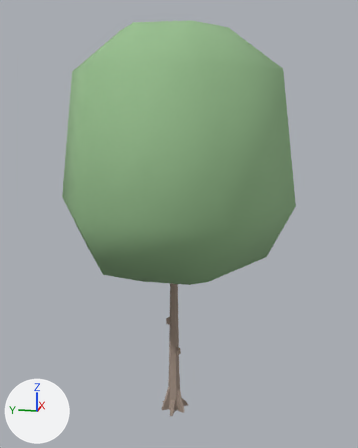
A saved change to the glTF model web/public/models/tree-broadleaf-b.glb.
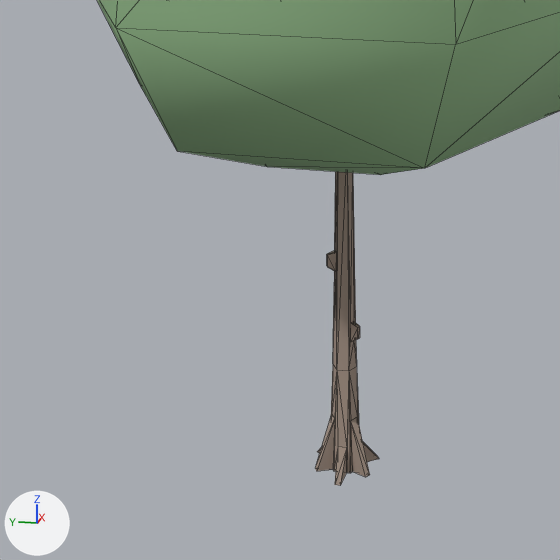
Each version is shown whole from a camera (50 mm lens) standing at (-1.21, -0.256, 0.834) and looking at (0.01, -0.012, 0.529), then close up on the part from 8% to 74% of the width and 47% to 100% of the height. The lights are fixed; the arrows at lower left show +X, +Y and +Z. The first two pictures are the older version. The close-ups show mesh edges as thin lines. Vertices at exactly the same position are counted once.

The scene before the commit, as lines of its bpy script (objects in view):
```python
me_tree_broadleaf_b = bpy.data.meshes.new('tree-broadleaf-b')
me_tree_broadleaf_b.from_pydata(...)  # 108 vertices, 208 faces; spans x -0.261..0.261, y -0.302..0.302, z 0.0..1.0
# faces by material slot: [70, 138]
me_tree_broadleaf_b.materials.append(mat_foliage)  # greyish green #97bf8e
me_tree_broadleaf_b.materials.append(mat_bark)  # beige #a08e81
ob_tree_broadleaf_b = bpy.data.objects.new('tree-broadleaf-b', me_tree_broadleaf_b)
ob_tree_broadleaf_b.location = (0.0, 0.0, 0.0)
```
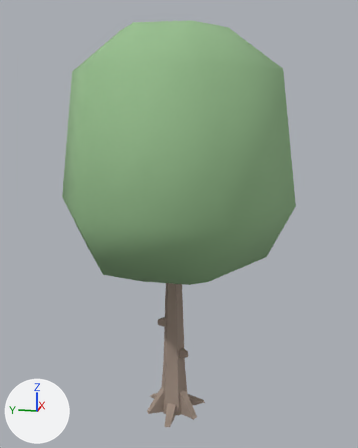
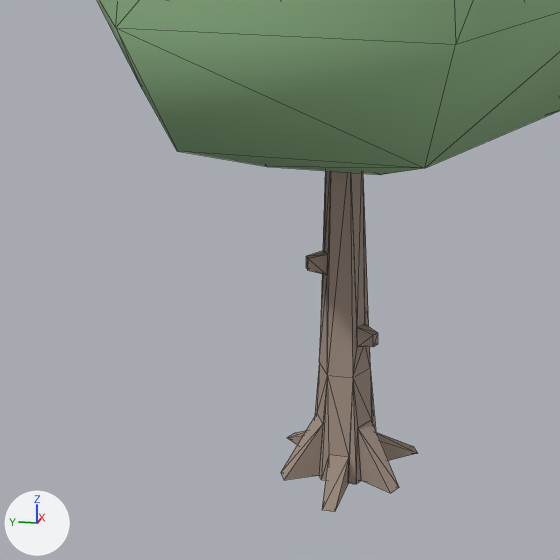
What differs and where, as boxes (x1, y1, x2, y2) in the close-ups (560 x 560 px; the box of a moved part takes in the faces that stretch with it):
'tree-broadleaf-b', reshaped: before (97, 0, 560, 485); after (97, 0, 560, 512)
part 1 of me_tree_broadleaf_b, moved or reshaped: before (315, 172, 379, 485); after (281, 171, 417, 512)

The edits, one by one:
me_tree_broadleaf_b has 108 vertices, 208 faces and spans x -0.261..0.261, y -0.302..0.302, z 0.0..1.0.
me_tree_broadleaf_b is used by ob_tree_broadleaf_b; location (0.0, 0.0, 0.0).
me_tree_broadleaf_b part 1: the loose piece of 71 vertices spanning x -0.042..0.036, y -0.038..0.038, z 0.0..0.408 is scaled about the mesh origin by (2.14, 2.14, 1).
